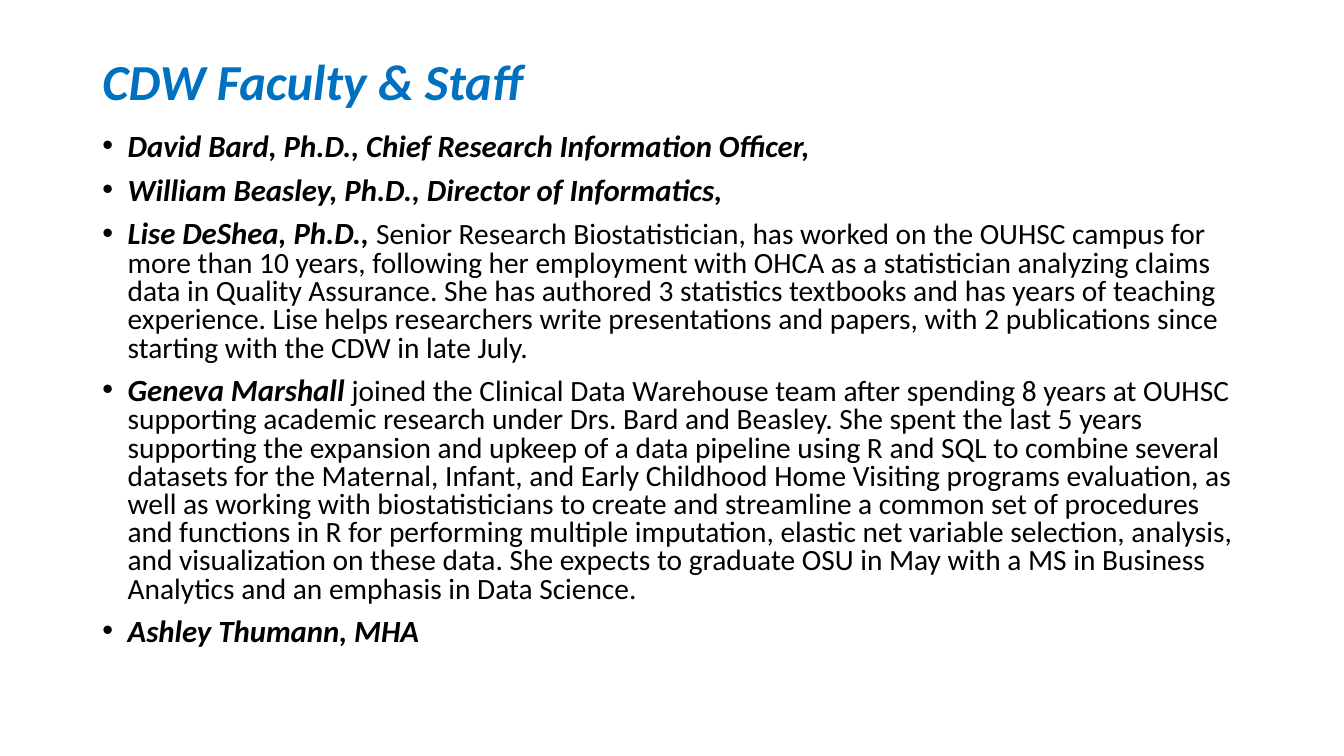
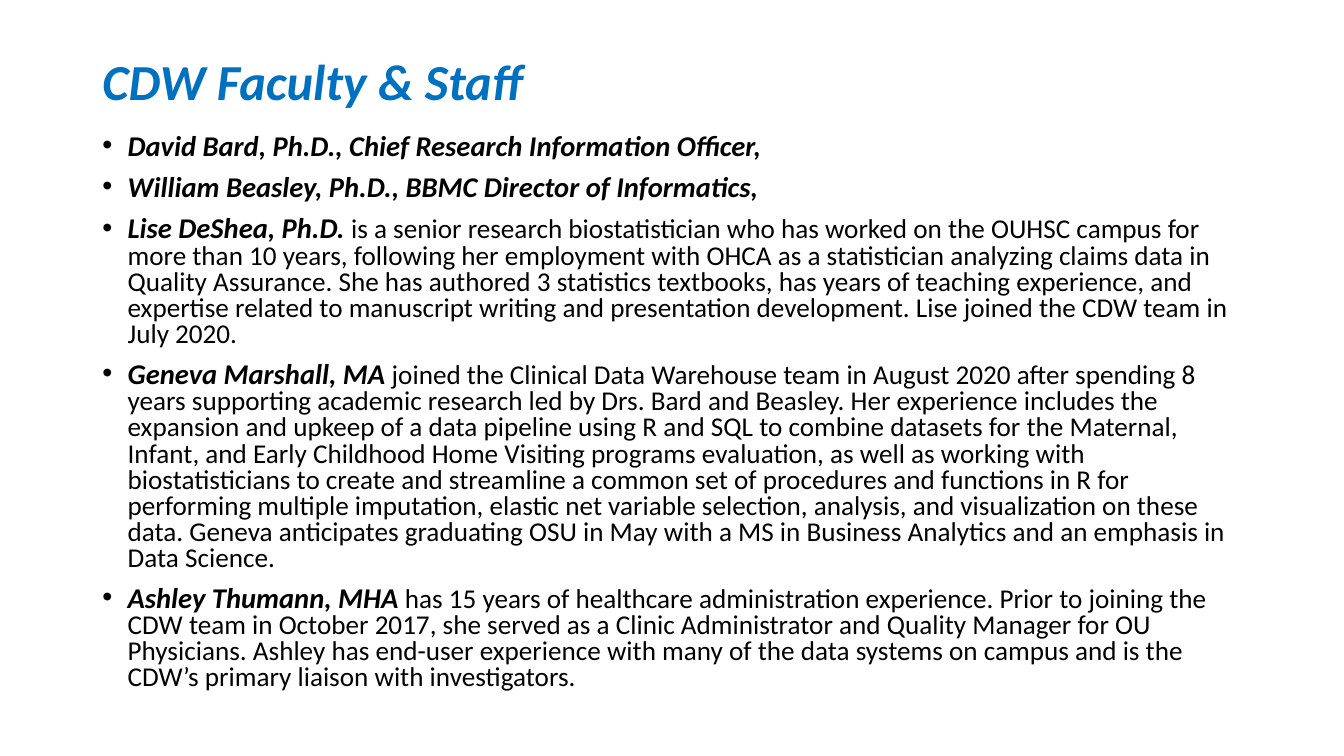
Before and after one commit to OuhscBbmc/prairie-outpost-public, a slide deck: slide 12 of publications/presentation-2020-12-ou-health/cdw-2020-12.pptx. Drawn at 1344x756 pixels with LibreOffice and Linux fonts; fonts in the diff are those of the drawing. Boxes give left, top, right and bottom in pixels: in the first picture for what was removed or moved away, otherwise in the second. Text is boxed around its words. In the diff, an @@ line names an element or a change of style, - is before the commit and + after.

Commit message:
Update cdw-2020-12.pptx
updated a few slides

ref https://github.com/OuhscBbmc/prairie-outpost/issues/488

```diff
--- a/publications/presentation-2020-12-ou-health/cdw-2020-12.pptx
+++ b/publications/presentation-2020-12-ou-health/cdw-2020-12.pptx
@@ text at [128, 136, 761, 160]: size 22 to 20.4 pt in "David Bard, Ph.D., Chief Research Information Officer," @@
@@ text at [128, 177, 1227, 691]: text changed; size 21 to 19.4 pt @@
-• William Beasley, Ph.D., Director of Informatics,
-• Lise DeShea, Ph.D., Senior Research Biostatistician, has worked on the OUHSC campus for more than 10 years, following her employment with OHCA as a statistician analyzing claims data in Quality Assurance. She has authored 3 statistics textbooks and has years of teaching experience. Lise helps researchers write presentations and papers, with 2 publications since starting with the CDW in late July.
-• Geneva Marshall joined the Clinical Data Warehouse team after spending 8 years at OUHSC supporting academic research under Drs. Bard and Beasley. She spent the last 5 years supporting the expansion and upkeep of a data pipeline using R and SQL to combine several datasets for the Maternal, Infant, and Early Childhood Home Visiting programs evaluation, as well as working with biostatisticians to create and streamline a common set of procedures and functions in R for performing multiple imputation, elastic net variable selection, analysis, and visualization on these data. She expects to graduate OSU in May with a MS in Business Analytics and an emphasis in Data Science.
-• Ashley Thumann, MHA
+• William Beasley, Ph.D., BBMC Director of Informatics,
+• Lise DeShea, Ph.D. is a senior research biostatistician who has worked on the OUHSC campus for more than 10 years, following her employment with OHCA as a statistician analyzing claims data in Quality Assurance. She has authored 3 statistics textbooks, has years of teaching experience, and expertise related to manuscript writing and presentation development. Lise joined the CDW team in July 2020.
+• Geneva Marshall, MA joined the Clinical Data Warehouse team in August 2020 after spending 8 years supporting academic research led by Drs. Bard and Beasley. Her experience includes the expansion and upkeep of a data pipeline using R and SQL to combine datasets for the Maternal, Infant, and Early Childhood Home Visiting programs evaluation, as well as working with biostatisticians to create and streamline a common set of procedures and functions in R for performing multiple imputation, elastic net variable selection, analysis, and visualization on these data. Geneva anticipates graduating OSU in May with a MS in Business Analytics and an emphasis in Data Science.
+• Ashley Thumann, MHA has 15 years of healthcare administration experience. Prior to joining the CDW team in October 2017, she served as a Clinic Administrator and Quality Manager for OU Physicians. Ashley has end-user experience with many of the data systems on campus and is the CDW’s primary liaison with investigators.
```
Also in this commit, not shown: 2 other slides changed.
